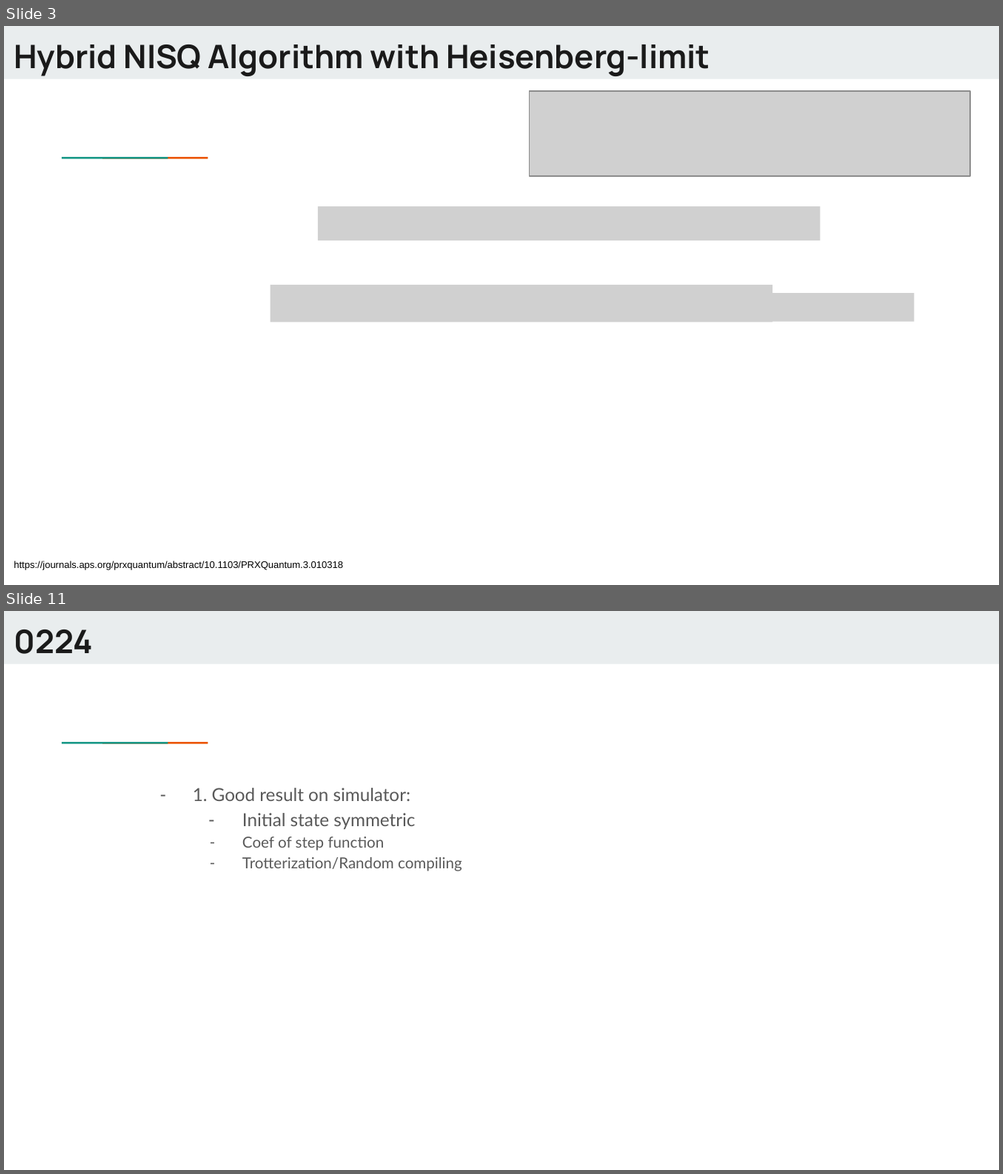
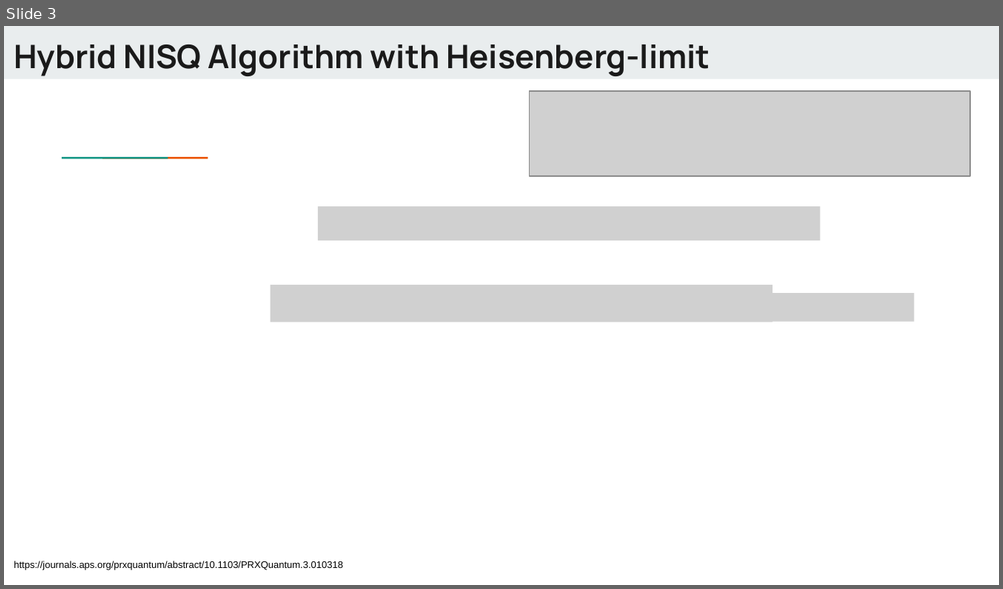
Before and after one commit to Dran-Z/QHack2023-SunnyDelft, a slide deck: QHack-SunnyDelft.pptx. Shown one above the other, each under a label of ours: slides 3 and 11 before the commit, slide 3 after it; the slides between them are not shown. The pictures are 1003x1174 and 1003x589 pixels, drawn with LibreOffice and Linux fonts; fonts in the diff are those of the drawing; grey boxes stand for pictures. Boxes give left, top, right and bottom in pixels: in the first picture for what was removed or moved away, otherwise in the second. Text is boxed around its words. In the diff, an @@ line names an element or a change of style, - is before the commit and + after.

```diff
--- a/QHack-SunnyDelft.pptx
+++ b/QHack-SunnyDelft.pptx
@@ slide 11 removed at [4, 611, 999, 1170], background #FFFFFF; not listed: 3 template elements that a slide beside it also shows @@
@@ title removed at [14, 629, 92, 654] @@
-0224
@@ text removed at [193, 788, 462, 871] @@
-  – 1. Good result on simulator:
-    – Initial state symmetric
-    – Coef of step function
-    – Trotterization/Random compiling
```
Also in this commit, not shown: 5 slides changed, 5 slides added, 2 other slides removed, 7 other files.
